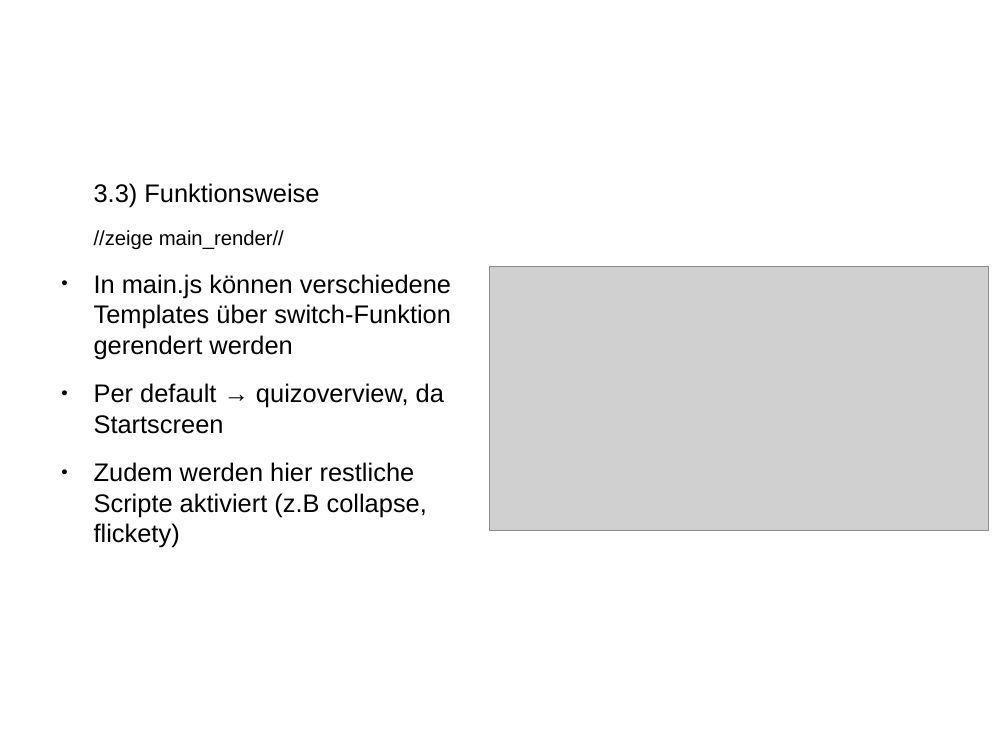
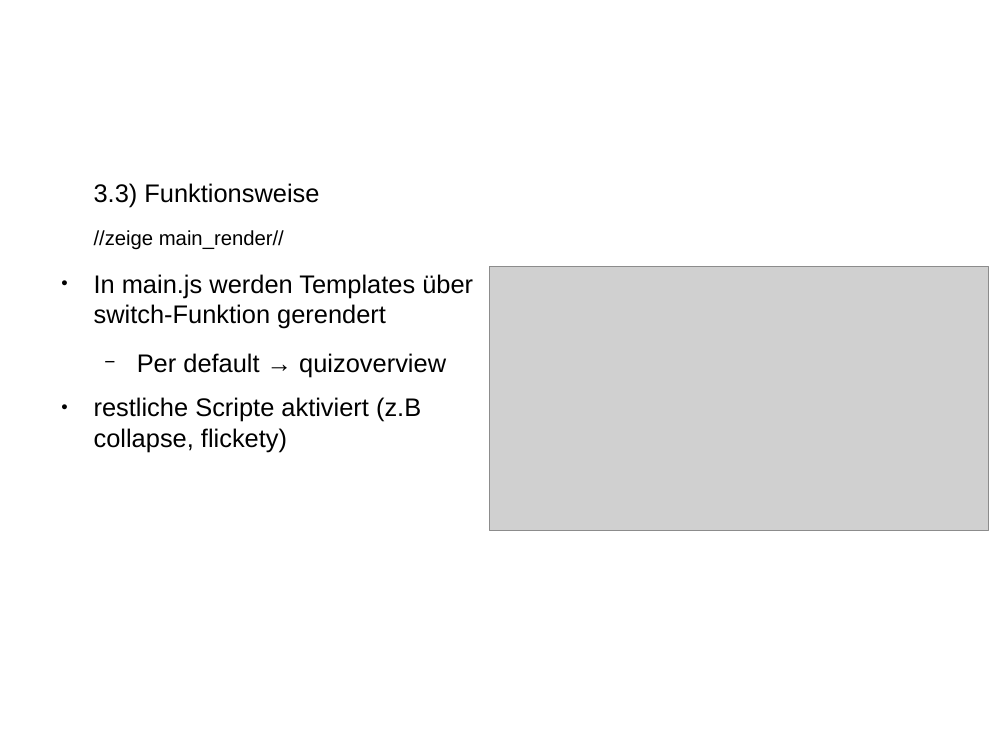
Before and after one commit to jomehr/wba1-2016-backslash, a slide deck: slide 5 of T08-HTML/presentation/T08-Präsi_raw.odp. Drawn at 1008x756 pixels with LibreOffice and Linux fonts; fonts in the diff are those of the drawing; grey boxes stand for pictures. Boxes give left, top, right and bottom in pixels: in the first picture for what was removed or moved away, otherwise in the second. Text is boxed around its words. In the diff, an @@ line names an element or a change of style, - is before the commit and + after.

```diff
--- a/T08-HTML/presentation/T08-Präsi_raw.odp
+++ b/T08-HTML/presentation/T08-Präsi_raw.odp
@@ text at box(94, 274, 473, 452): text changed @@
-● In main.js können verschiedene Templates über switch-Funktion gerendert werden
-● Per default → quizoverview, da Startscreen
-● Zudem werden hier restliche Scripte aktiviert (z.B collapse, flickety)
+● In main.js werden Templates über switch-Funktion gerendert
+  − Per default → quizoverview
+● restliche Scripte aktiviert (z.B collapse, flickety)
```
Also in this commit, not shown: 4 other slides changed, 1 other file.
